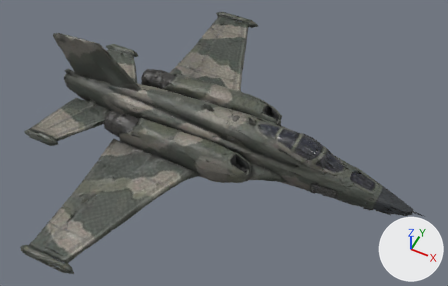
One commit to the glTF model game/models/battle/fh_battle_attacker_2.glb: the scene before it, then after it.
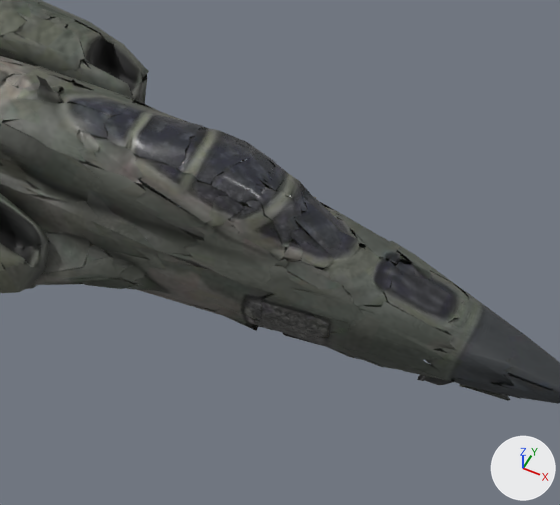
Each version is shown whole from a 50 mm lens placed at (0.451, -0.93, 1.094), pointed at (0.002, -0.033, -0.028), then close up on the part from 53% to 91% of the width and 33% to 86% of the height. The lights are fixed; the arrows at lower right show +X, +Y and +Z. The last two pictures show the newer version. Where no turn or scale is listed for an object, it has been applied to the vertices. Vertices at exactly the same position are counted once.

The older version as bpy lines, for what is in view:
```python
me_mesh_0 = bpy.data.meshes.new('Mesh_0')
me_mesh_0.from_pydata(...)  # 9103 vertices, 9000 faces; spans x -0.498..0.5, y -0.481..0.481, z -0.125..0.125
me_mesh_0.materials.append(mat_material_0)
ob_gltf = bpy.data.objects.new('GLTF', me_mesh_0)
ob_gltf.location = (-0.0003, 0.0002, -0.001)
```
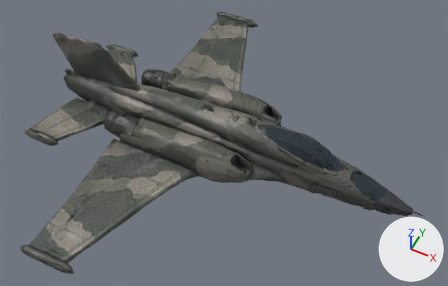
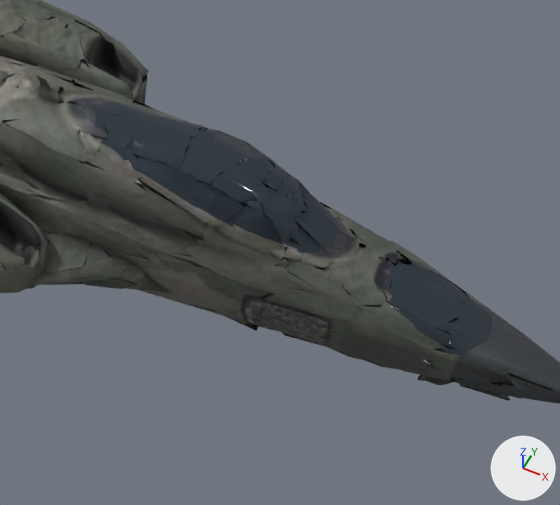
The edits, one by one:
Material 'glass' (mat_glass) is new.
Its base color is (0.03, 0.045, 0.06) (dark blue #303c45).
Its metallic is 0.4.
Its roughness is 0.08.
me_mesh_0 is used by ob_gltf; location (-0.0003, 0.0002, -0.001).
me_mesh_0 had 9103 vertices, 9000 faces and spanned x -0.498..0.5, y -0.481..0.481, z -0.125..0.125.
me_mesh_0 now has 9269 vertices, 9280 faces and spans x -0.498..0.5, y -0.481..0.481, z -0.125..0.125.
Part 1, on me_mesh_0:
140 faces are deleted.
1 vertex moves within x 0.226, y 0.029, z 0.009.
166 vertices are added at x 0.095..0.397, y -0.033..0.034, z -0.042..0.041.
207 new faces join them, mat_material_0.
213 new faces join them, mat_glass (dark blue #303c45).
me_mesh_0 part 2: 247 faces spanning x 0.106..0.386, y -0.031..0.035, z -0.039..0.048 switch from mat_material_0 to mat_glass (dark blue #303c45).

What differs and where, as boxes (x1, y1, x2, y2) in the close-ups (560 x 505 px):
part 1 of me_mesh_0, reshaped: (80, 91, 523, 382) in both
part 2 of me_mesh_0, recoloured: (104, 107, 472, 350) in both
